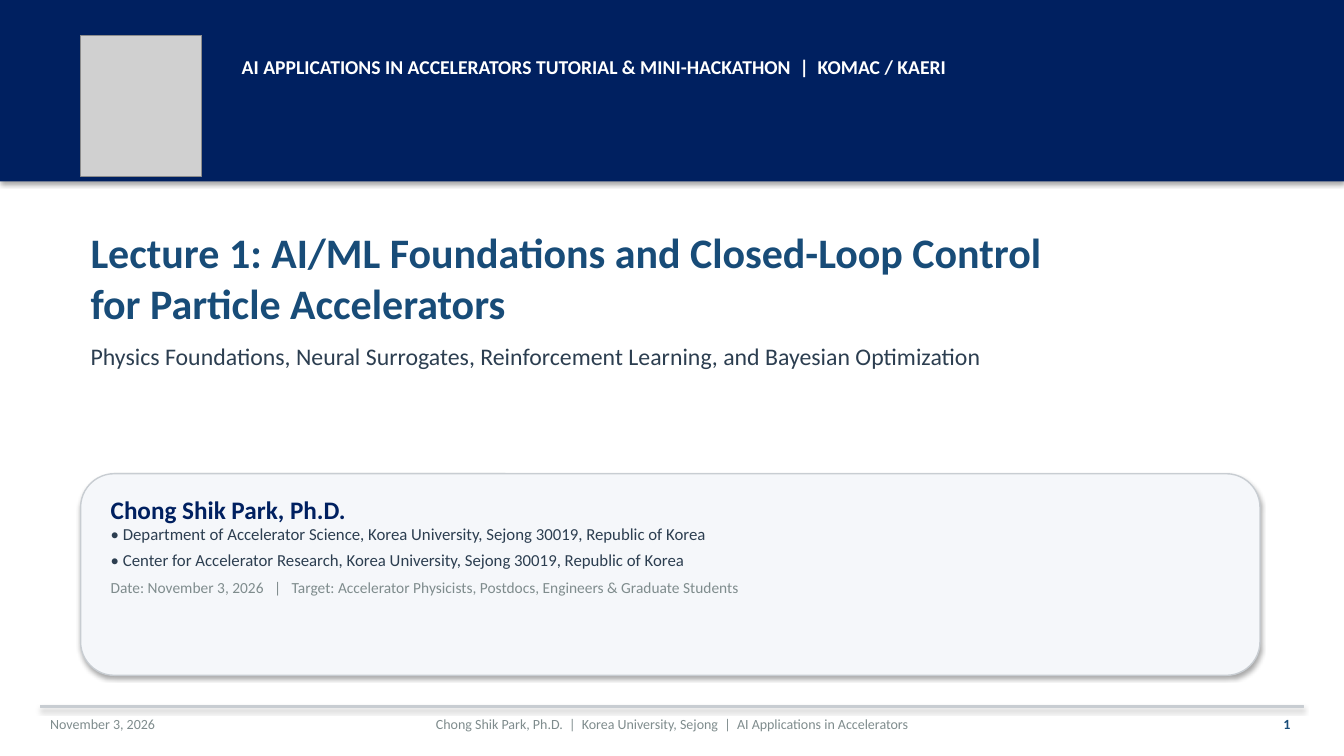
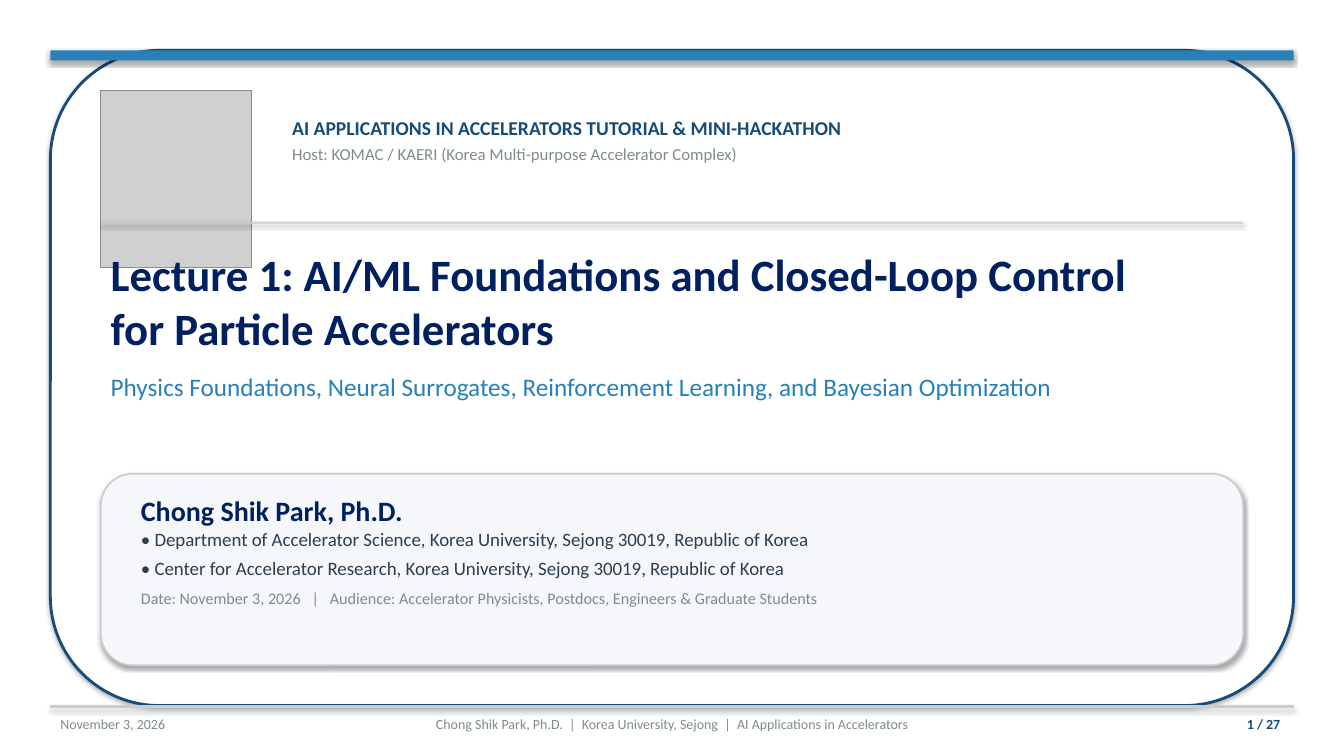
Before and after one commit to cspark7701/ai4acc-mini-hackathon, a slide deck: slide 1 of presentations/Lecture_1_AI_ML_Foundations_and_Control.pptx. Drawn at 1344x756 pixels with LibreOffice and Linux fonts; fonts in the diff are those of the drawing; grey boxes stand for pictures. Boxes give left, top, right and bottom in pixels: in the first picture for what was removed or moved away, otherwise in the second. Text is boxed around its words. In the diff, an @@ line names an element or a change of style, - is before the commit and + after.

Commit message:
Redesign Lecture 1 presentation to 27 single-column slides
Expand Lecture 1 presentation from 16 to 27 full-width single-column slides in both PPTX and LaTeX, resolving excessive white space through larger fonts (13-16pt body, 16-20pt headers), generous line spacing, and detailed physical explanations. Redesign the title slide on a seamless white background to eliminate logo background clipping. Provide dedicated full-width slides for large MLP and RL control schematics (11.3 - 11.5 inches wide). Update benchmark terminology to 'Tested Benchmark Leaderboard' across all slide texts, tables, and scripts. Recompile the 27-page presentation PDF cleanly via pdflatex.

Files:
 M  presentations/Lecture_1_AI_ML_Foundations_and_Control.pdf
 M  presentations/Lecture_1_AI_ML_Foundations_and_Control.pptx
 M  presentations/Lecture_1_AI_ML_Foundations_and_Control.tex
 M  scripts/build_lecture_1_pptx.py

```diff
--- a/presentations/Lecture_1_AI_ML_Foundations_and_Control.pptx
+++ b/presentations/Lecture_1_AI_ML_Foundations_and_Control.pptx
@@ rectangle: place and size @@
-rectangle at (0,0,1344,181)
+rectangle at (50,50,1294,60)
@@ rectangle at (50,50,1294,60): fill #002060 to #2980B9 @@
@@ rounded rectangle added at (50,50,1294,706), fill #FFFFFF, outline #184C78 2 pt @@
@@ picture: place and size @@
-picture at (81,35,202,176)
+picture at (101,91,252,267)
@@ text at (292,122,841,163): text changed; size 14 to 12 pt; text colour #FFFFFF to #7F8C8D; bold off @@
-AI APPLICATIONS IN ACCELERATORS TUTORIAL & MINI-HACKATHON | KOMAC / KAERI
+AI APPLICATIONS IN ACCELERATORS TUTORIAL & MINI-HACKATHON
+Host: KOMAC / KAERI (Korea Multi-purpose Accelerator Complex)
@@ rectangle added at (101,222,1243,224), fill #C8CDD2 @@
@@ text "Lecture 1: AI/ML Foundations and ...": place and size @@
-text "Lecture 1: AI/ML Foundations and ..." at (91,238,1041,369)
+text "Lecture 1: AI/ML Foundations and ..." at (111,259,1125,401)
@@ text "Lecture 1: AI/ML Foundations and ..." at (111,259,1125,401): size 30 to 32 pt, text colour #184C78 to #002060 in "Lecture 1: AI/ML Foundations and Closed-Loop Control ..."; size 17 to 18 pt, text colour #2C3E50 to #2980B9 in "Physics Foundations, Neural Surrogates, Reinforcement Learni ..."; more space between paragraphs @@
@@ rounded rectangle: place and size @@
-rounded rectangle at (81,474,1260,676)
+rounded rectangle at (101,474,1243,665)
@@ rounded rectangle at (101,474,1243,665): outline #C8CDD2 1 pt to #C8CDD2 1.2 pt @@
@@ text "Chong Shik Park, Ph.D.": place and size @@
-text "Chong Shik Park, Ph.D." at (111,501,738,596)
+text "Chong Shik Park, Ph.D." at (141,501,818,607)
@@ text at (141,501,808,579): size 18 to 20 pt in "Chong Shik Park, Ph.D."; size 12 to 13.5 pt in "• Department of Accelerator Science, Korea University, ..."; more space between paragraphs @@
@@ text at (141,593,818,607): text changed; size 11 to 11.5 pt @@
-Date: November 3, 2026 | Target: Accelerator Physicists, Postdocs, Engineers & Graduate Students
+Date: November 3, 2026 | Audience: Accelerator Physicists, Postdocs, Engineers & Graduate Students
@@ text "November 3, 2026": place and size @@
-text "November 3, 2026" at (50,719,155,731)
+text "November 3, 2026" at (60,719,165,731)
@@ rectangle: place and size @@
-rectangle at (40,706,1304,708)
+rectangle at (50,706,1294,708)
@@ text at (1247,720,1280,729): text changed @@
-1
+1 / 27
```
Also in this commit, not shown: 4 other slides changed, 22 slides added, 11 slides removed, 3 other files.
